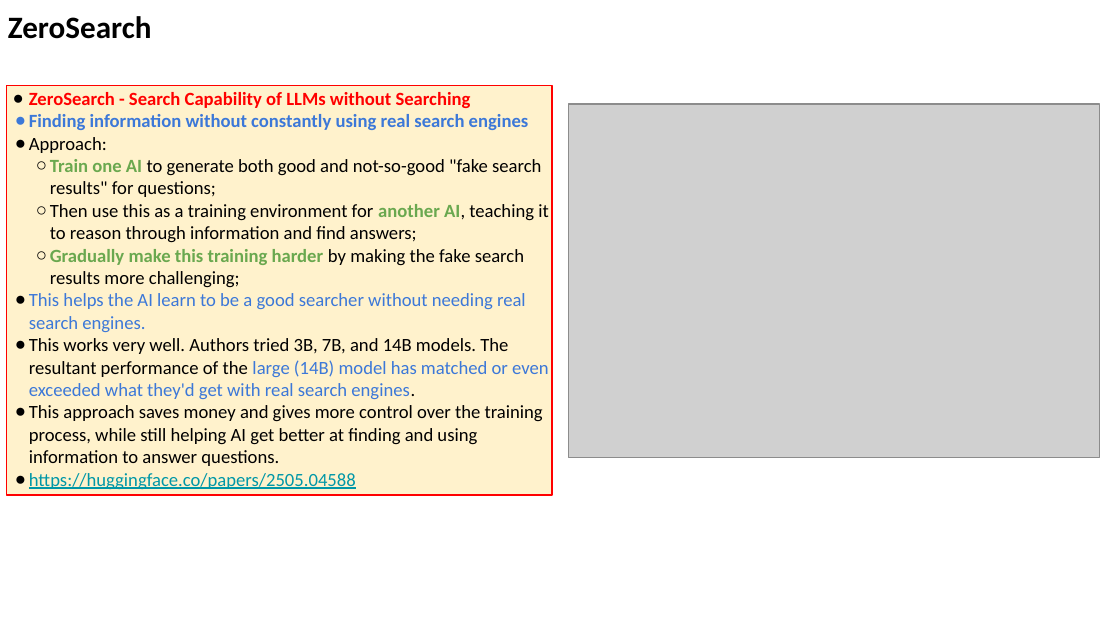
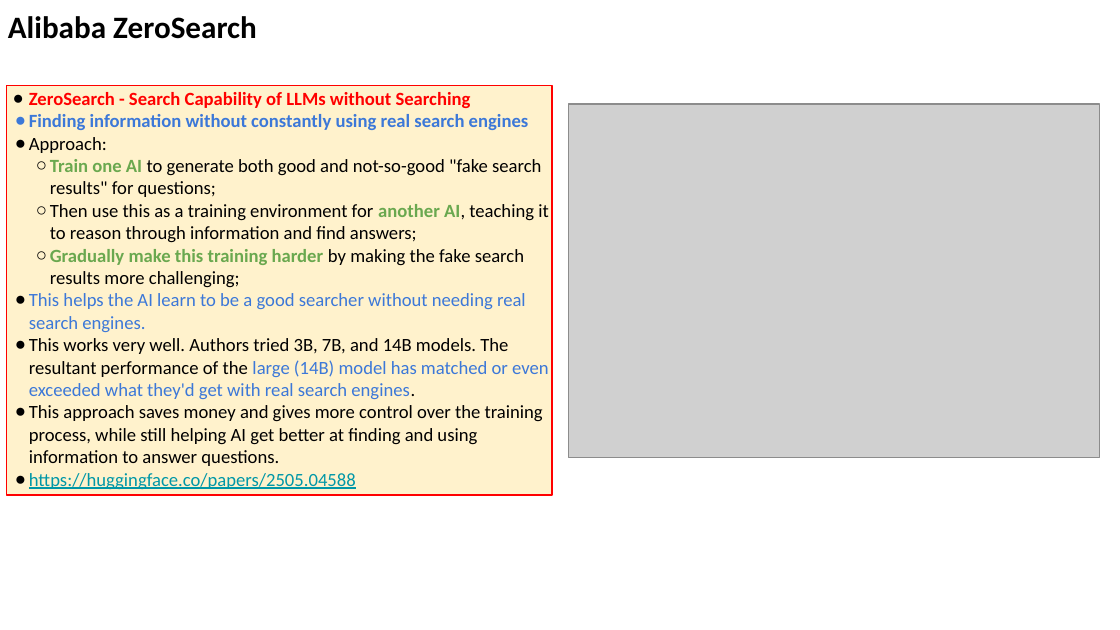
Before and after one commit to lselector/seminar, a slide deck: slide 13 of 2025/2025-05-09-AI-Updates.pptx. Drawn at 1120x630 pixels with LibreOffice and Linux fonts; fonts in the diff are those of the drawing; grey boxes stand for pictures. Boxes give left, top, right and bottom in pixels: in the first picture for what was removed or moved away, otherwise in the second. Text is boxed around its words. In the diff, an @@ line names an element or a change of style, - is before the commit and + after.

```diff
--- a/2025/2025-05-09-AI-Updates.pptx
+++ b/2025/2025-05-09-AI-Updates.pptx
@@ text at bbox=[8, 16, 257, 39]: text changed @@
-ZeroSearch
+Alibaba ZeroSearch
```
Also in this commit, not shown: 3 other slides changed, 4 slides added, 1 slide removed, 1 other file.
